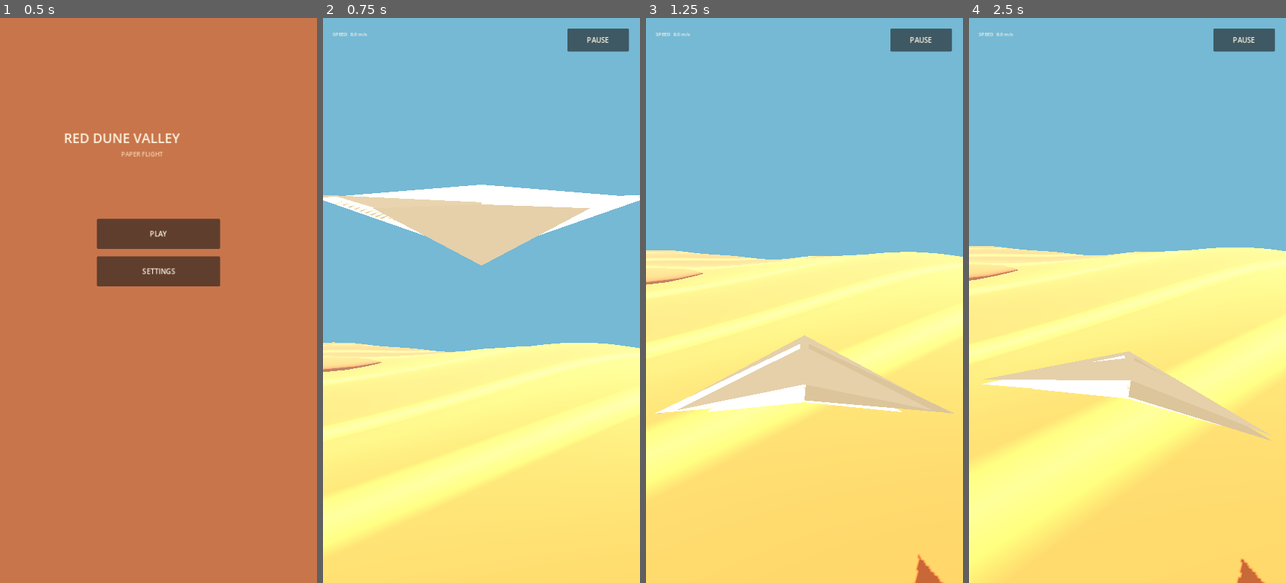
Above: before the commit, frames 1-4 (left to right).
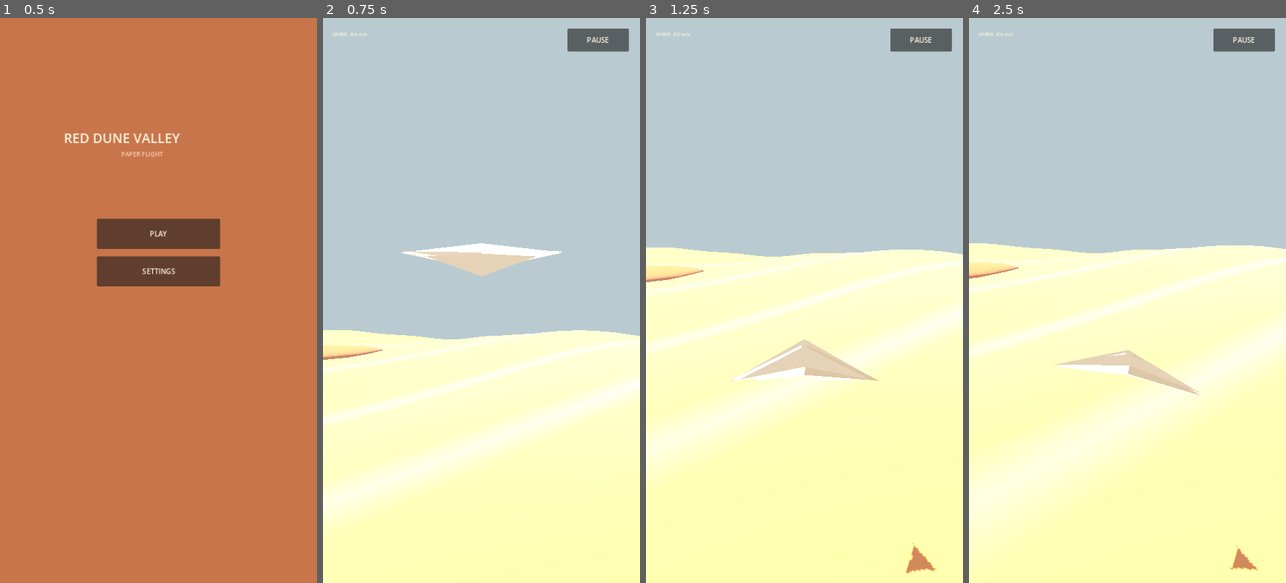
Above: after the commit, the same moments.

Repository: A8adbek/Gold
Game: Godot game, scene res://main.tscn
The game is run twice, just before and just after one commit, with the same random seed, the same clock (stepped at 60 frames per second) and the same inputs. Sound files missing from this copy of the repository are replaced by a short silence.
Inputs (mouse positions are in pixels of both pictures, inside the frame that each line leads up to):
- Up to frame 1 (0.5 s): no input
- Up to frame 2 (0.75 s): click "PLAY" at 0.5 s
- Up to frame 3 (1.25 s): no input
- Up to frame 4 (2.5 s): move the mouse to (1197, 272) at 1.27 s; hold D (roll_right) 1.28-2 s; click (1197, 272) at 1.42 s; drag from (1064, 328) to (1111, 413) at 2.02 s

Frame 1 is identical in both runs. In frame 2, 99% of the frame differs, in the area x 0-100%, y 0-100%; in frame 3, 98%; in frame 4, 99%.

Commit message:
Match reference desert palette and adjust chase camera distance

Diff:
--- a/godot/scripts/world.gd
+++ b/godot/scripts/world.gd
@@ -3,8 +3,8 @@
 const MAP_RADIUS := 360.0
 const GRID := 96
 const CELL := 7.5
-const SAND := Color("#c96b43")
-const SAND_LIGHT := Color("#e19a61")
+const SAND := Color("#d18f6d")
+const SAND_LIGHT := Color("#e3b08a")
 
 var plane: Node3D
 var camera: Camera3D
@@ -95,12 +95,12 @@
 	var world := WorldEnvironment.new()
 	var env := Environment.new()
 	env.background_mode = Environment.BG_COLOR
-	env.background_color = Color("#75b9d5")
+	env.background_color = Color("#b9cbd1")
 	env.ambient_light_source = Environment.AMBIENT_SOURCE_COLOR
-	env.ambient_light_color = Color("#f5d6ad")
+	env.ambient_light_color = Color("#f8d9bc")
 	env.ambient_light_energy = 0.72
 	env.fog_enabled = true
-	env.fog_light_color = Color("#d9b99b")
+	env.fog_light_color = Color("#e6c4aa")
 	env.fog_light_energy = 0.55
 	env.fog_density = 0.004
 	env.tonemap_mode = Environment.TONE_MAPPER_FILMIC
@@ -153,6 +153,7 @@
 func _create_plane() -> void:
 	plane = Node3D.new()
 	plane.position = Vector3(0, 9, 0)
+	plane.scale = Vector3(0.72, 0.72, 0.72)
 	add_child(plane)
 	var body := MeshInstance3D.new()
 	body.mesh = _paper_plane_mesh()
@@ -340,7 +341,7 @@
 func _create_camera() -> void:
 	camera = Camera3D.new()
 	# Close version-1 chase view: the paper plane stays large and readable.
-	camera.position = Vector3(0, 1.15, 2.25)
+	camera.position = Vector3(0, 1.35, 3.15)
 	camera.look_at_from_position(camera.position, plane.position)
 	add_child(camera)
 	camera.current = true
@@ -523,7 +524,7 @@
 	var right_target: float = -flutter - input.x * 0.12 - input.y * 0.035 - turn_flex * 0.18
 	if left_wing: left_wing.rotation.z = lerp(left_wing.rotation.z, left_target, 1.0 - exp(-delta * 7.0))
 	if right_wing: right_wing.rotation.z = lerp(right_wing.rotation.z, right_target, 1.0 - exp(-delta * 7.0))
-	var target := plane.position + Vector3(0, 1.15, 2.25)
+	var target := plane.position + Vector3(0, 1.35, 3.15)
 	camera.position = camera.position.lerp(target, 1.0 - exp(-delta * 8.0))
 	camera.look_at(plane.position + Vector3(0, 0, -5), Vector3.UP)
 	if speed_label:
